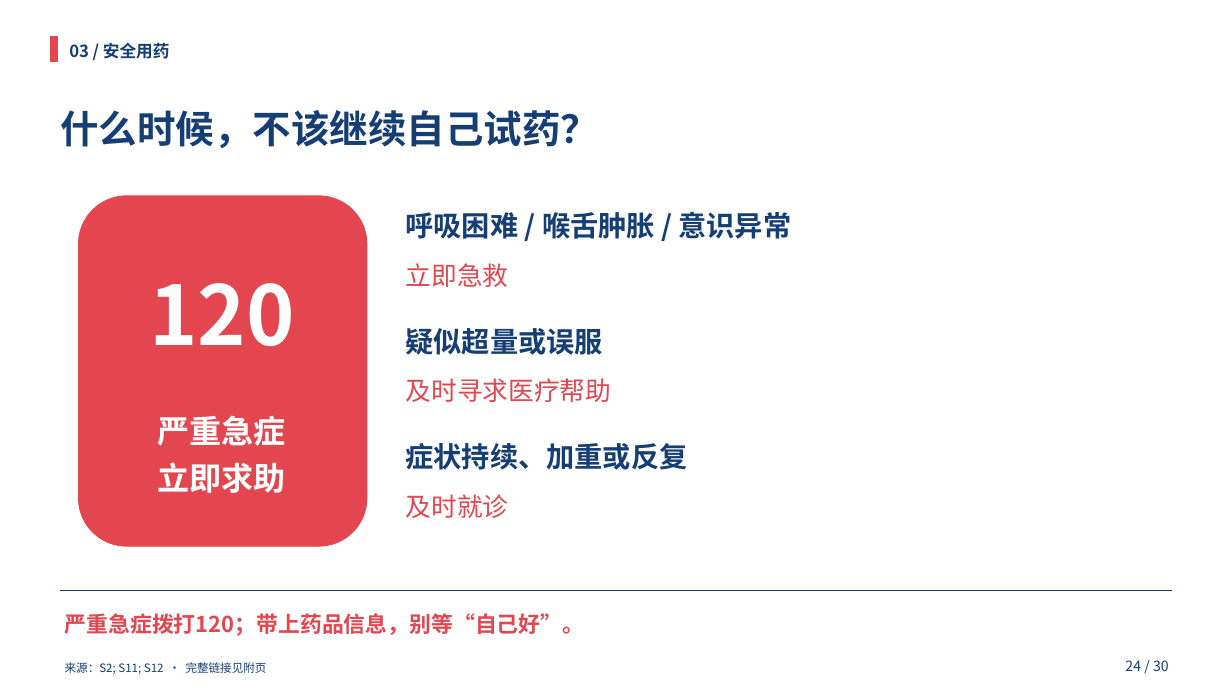
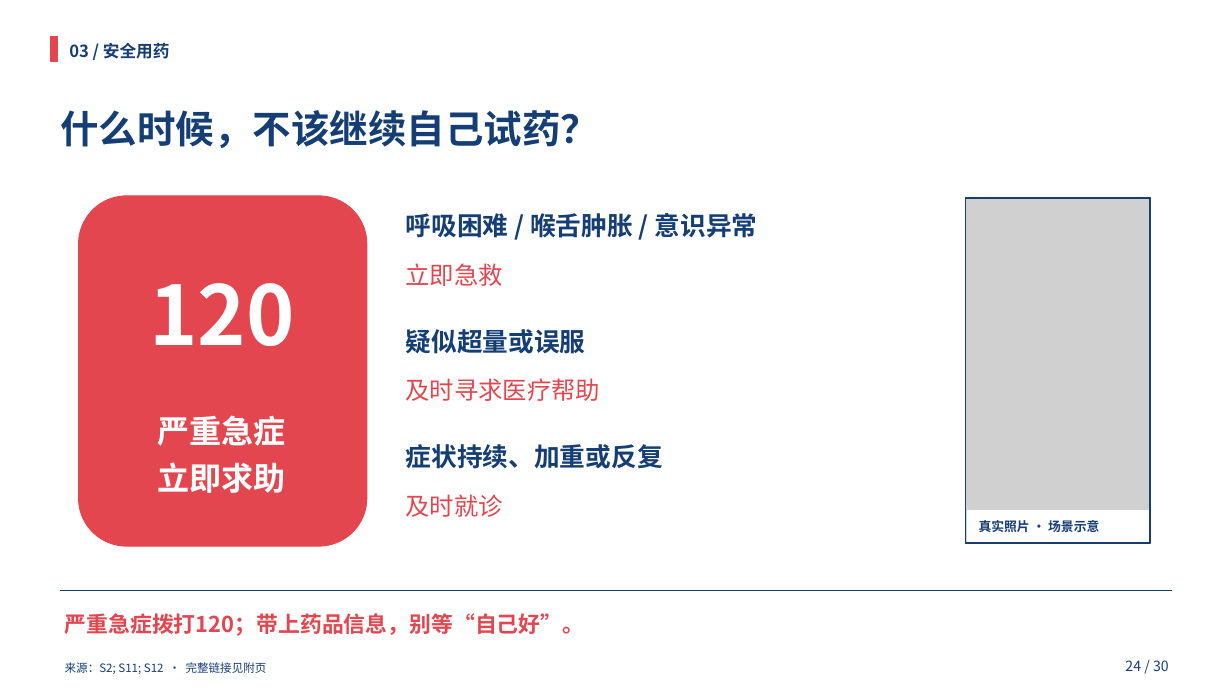
Before and after one commit to HOU-snowyfly/PPTbuilder, a slide deck: slide 24 of 交付文件/合理用药_双人35分钟.pptx. Drawn at 1232x693 pixels with LibreOffice and Linux fonts; fonts in the diff are those of the drawing; grey boxes stand for pictures. Boxes give left, top, right and bottom in pixels: in the first picture for what was removed or moved away, otherwise in the second. Text is boxed around its words. In the diff, an @@ line names an element or a change of style, - is before the commit and + after.

Commit message:
Add licensed real photos to 18 presentation slides and refresh all materials

```diff
--- a/交付文件/合理用药_双人35分钟.pptx
+++ b/交付文件/合理用药_双人35分钟.pptx
@@ picture added at bbox=[966, 198, 1151, 543] @@
@@ rectangle added at bbox=[966, 198, 1151, 543], outline #153E75 1.5 pt @@
@@ size 22 to 20 pt in 3 elements at bbox=[406, 213, 758, 238], bbox=[406, 329, 586, 354], bbox=[406, 444, 663, 469] @@
@@ size 20 to 19 pt in 3 elements at bbox=[406, 263, 503, 286], bbox=[406, 378, 601, 401], bbox=[406, 494, 503, 517] @@
@@ rectangle added at bbox=[968, 511, 1149, 542], fill #FFFFFF, outline #FFFFFF 0.75 pt @@
@@ text added at bbox=[979, 520, 1099, 532], 10 pt, text #153E75, bold @@
+真实照片 · 场景示意
```
Also in this commit, not shown: 20 other slides changed, 2 slides added, 23 other files.
